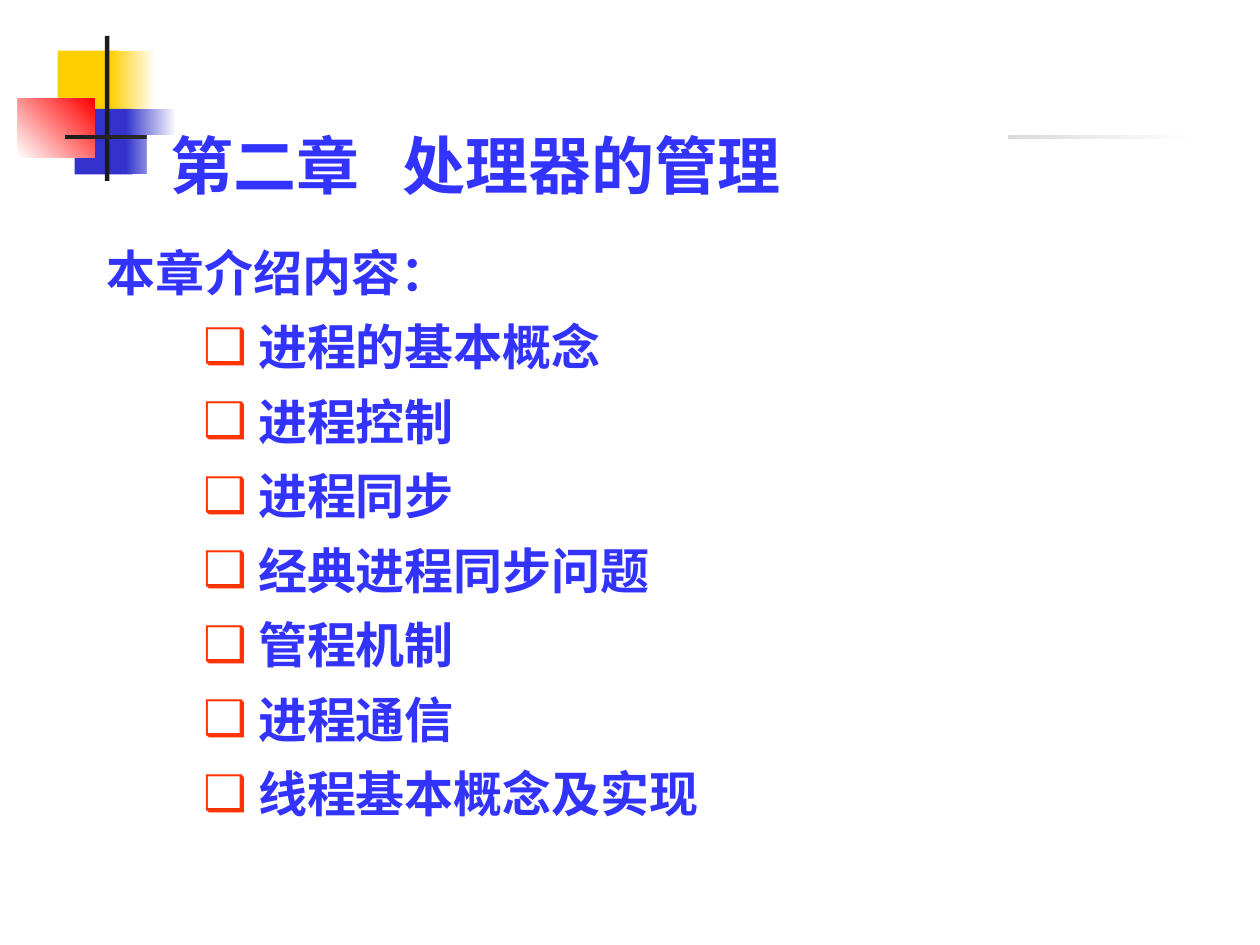
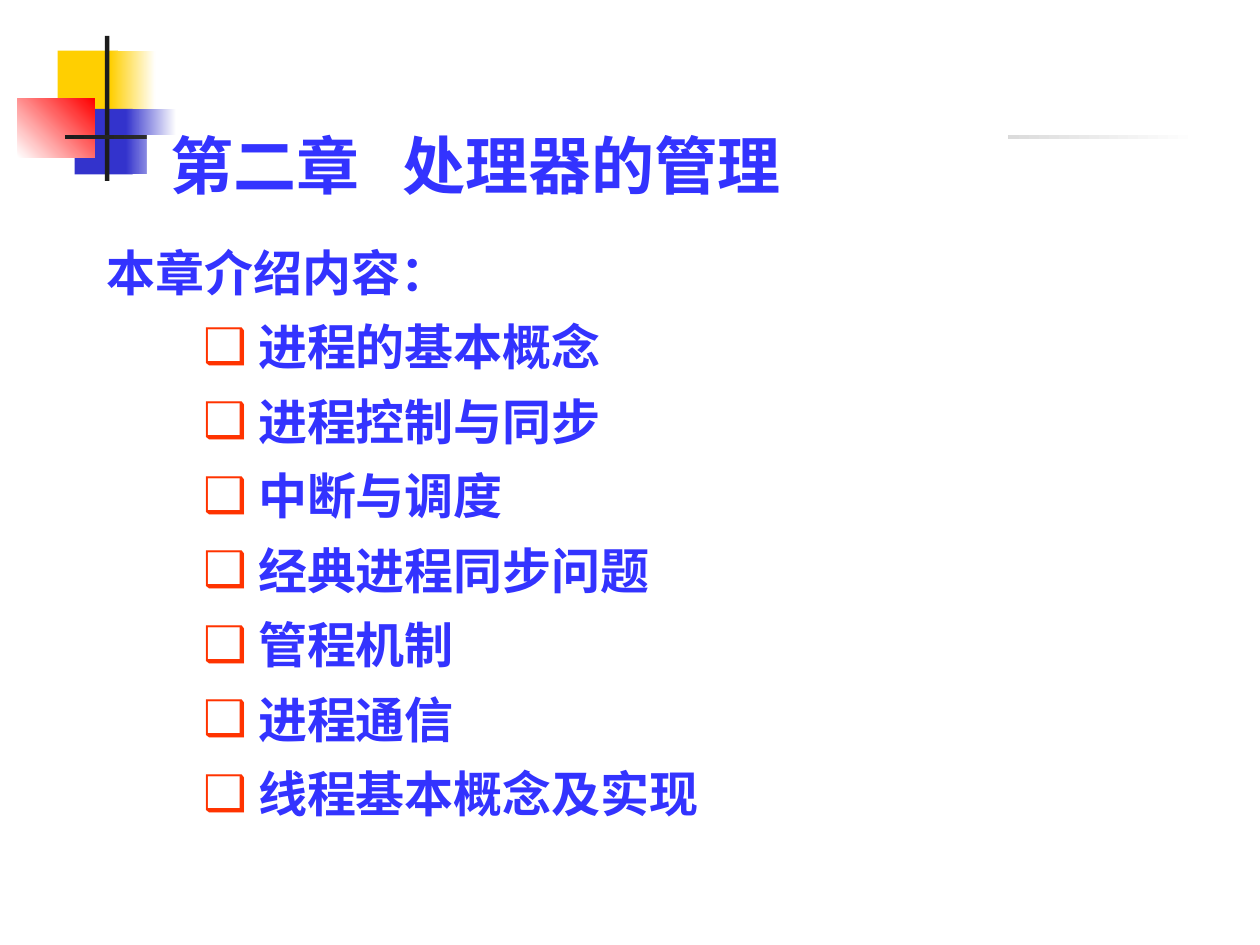
Before and after one commit to zeemeil/zeemeil.github.io, a slide deck: slide 2 of files/2025_2_OS/0909_OS_ch2.pptx. Drawn at 1260x945 pixels with LibreOffice and Linux fonts; fonts in the diff are those of the drawing. Boxes give left, top, right and bottom in pixels: in the first picture for what was removed or moved away, otherwise in the second. Text is boxed around its words. In the diff, an @@ line names an element or a change of style, - is before the commit and + after.

```diff
--- a/files/2025_2_OS/0909_OS_ch2.pptx
+++ b/files/2025_2_OS/0909_OS_ch2.pptx
@@ text at (x1=258, y1=398, x2=601, y2=519): text changed @@
-    ❑ 进程控制
-    ❑ 进程同步
+    ❑ 进程控制与同步
+    ❑ 中断与调度
```
Also in this commit, not shown: 5 other slides changed, 17 other files.
